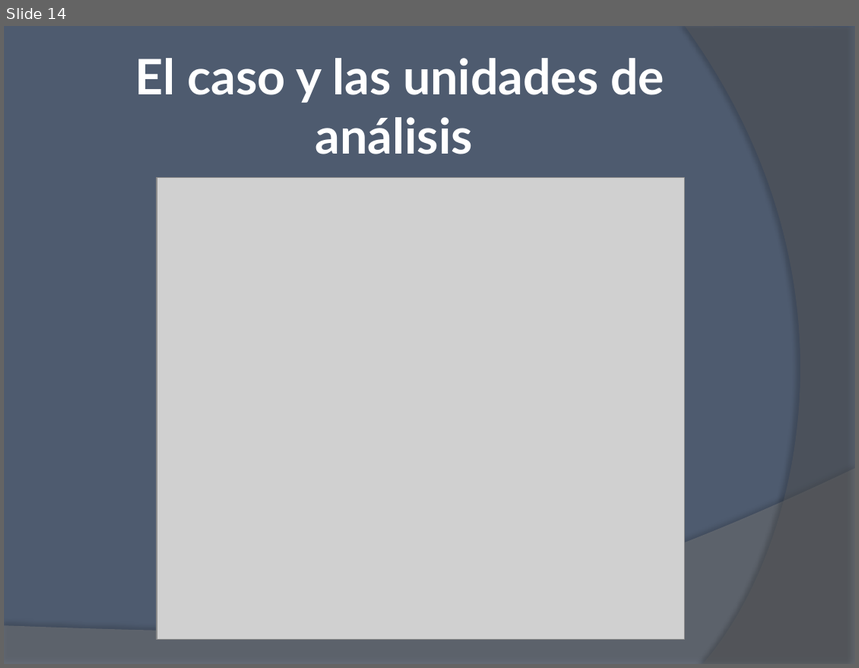
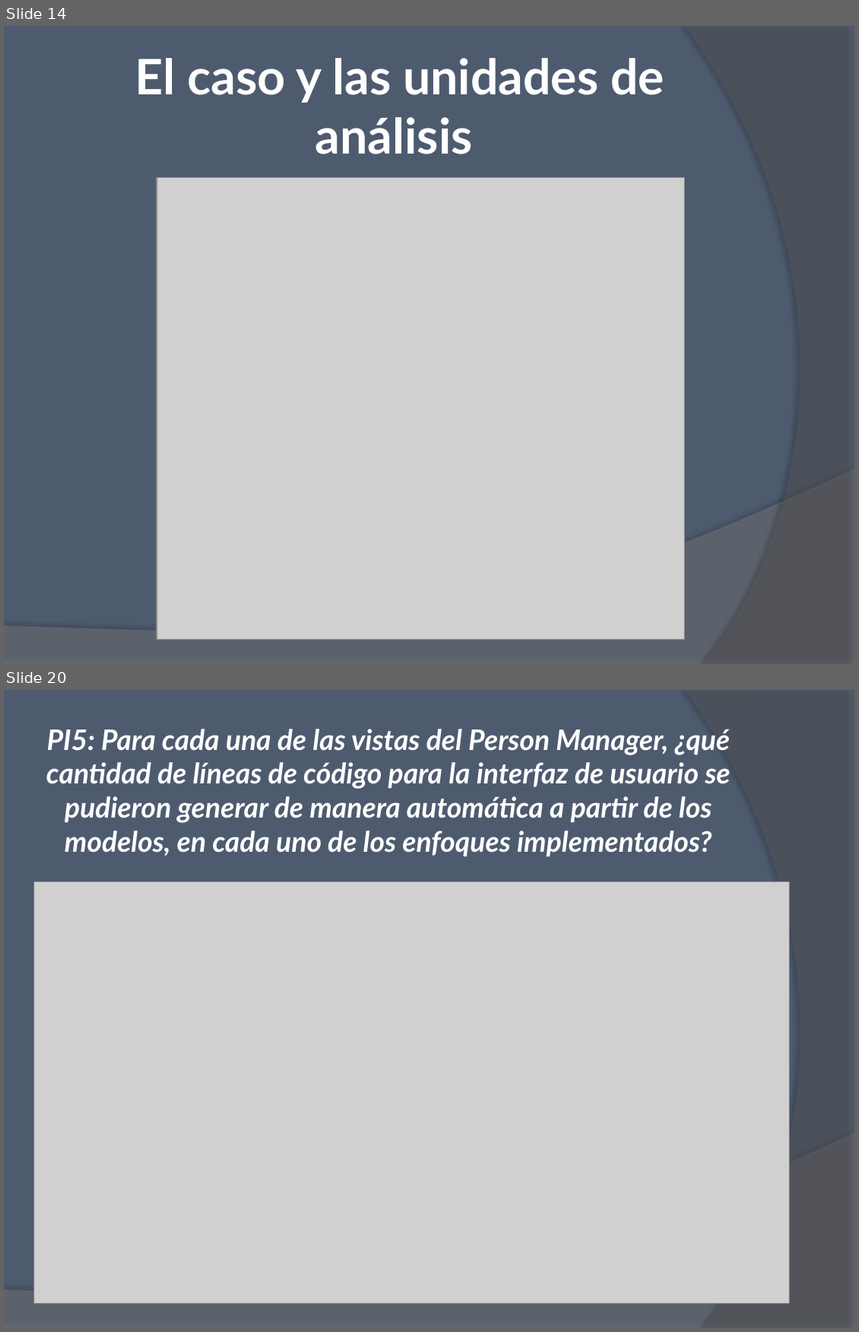
Before and after one commit to ivalop81/Capitulos, a slide deck: Presentación final/Presentacion final.pptx. Shown one above the other, each under a label of ours: slide 14 before the commit, slides 14 and 20 after it; the slides between them are not shown. The pictures are 859x668 and 859x1332 pixels, drawn with LibreOffice and Linux fonts; fonts in the diff are those of the drawing; grey boxes stand for pictures. Boxes give left, top, right and bottom in pixels: in the first picture for what was removed or moved away, otherwise in the second. Text is boxed around its words. In the diff, an @@ line names an element or a change of style, - is before the commit and + after.

```diff
--- a/Presentación final/Presentacion final.pptx
+++ b/Presentación final/Presentacion final.pptx
@@ slide 20 added at (4,690,855,1328), background #4E5B6F; not listed: 2 template elements that a slide beside it also shows @@
@@ title added at (47,729,731,857), 24 pt, text #FFFFFF, bold, italic @@
+PI5: Para cada una de las vistas del Person Manager, ¿qué cantidad de líneas de código para la interfaz de usuario se pudieron generar de manera automática a partir de los modelos, en cada uno de los enfoques implementados?
@@ picture added at (34,882,790,1303) @@
```
Also in this commit, not shown: 5 other slides added, 5 other files.
